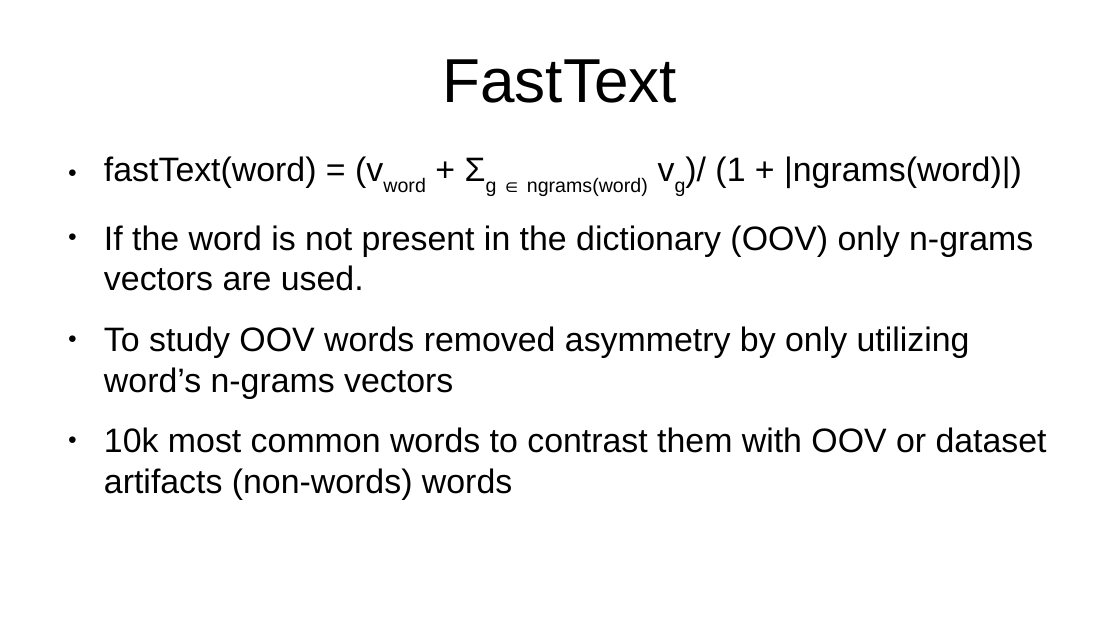
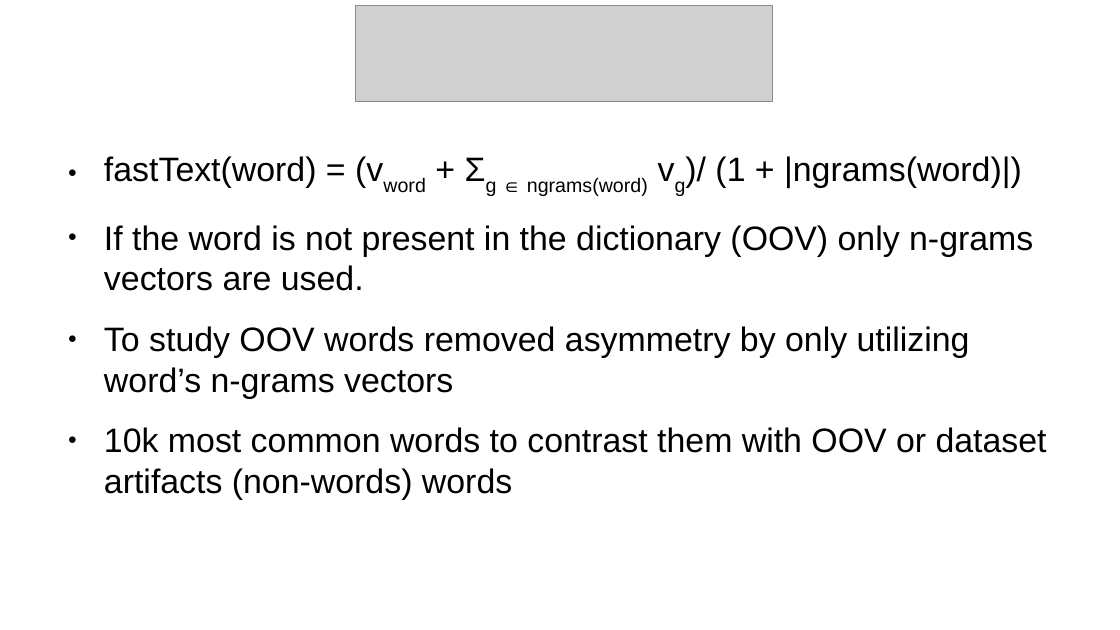
Before and after one commit to vackosar/fasttext-vector-norms-and-oov-words, a slide deck: slide 6 of presentation.odp. Drawn at 1120x630 pixels with LibreOffice and Linux fonts; fonts in the diff are those of the drawing; grey boxes stand for pictures. Boxes give left, top, right and bottom in pixels: in the first picture for what was removed or moved away, otherwise in the second. Text is boxed around its words. In the diff, an @@ line names an element or a change of style, - is before the commit and + after.

```diff
--- a/presentation.odp
+++ b/presentation.odp
@@ picture added at bbox=[356, 6, 772, 102] @@
@@ title removed at bbox=[443, 59, 677, 103] @@
-FastText
```
Also in this commit, not shown: 4 other slides changed.
